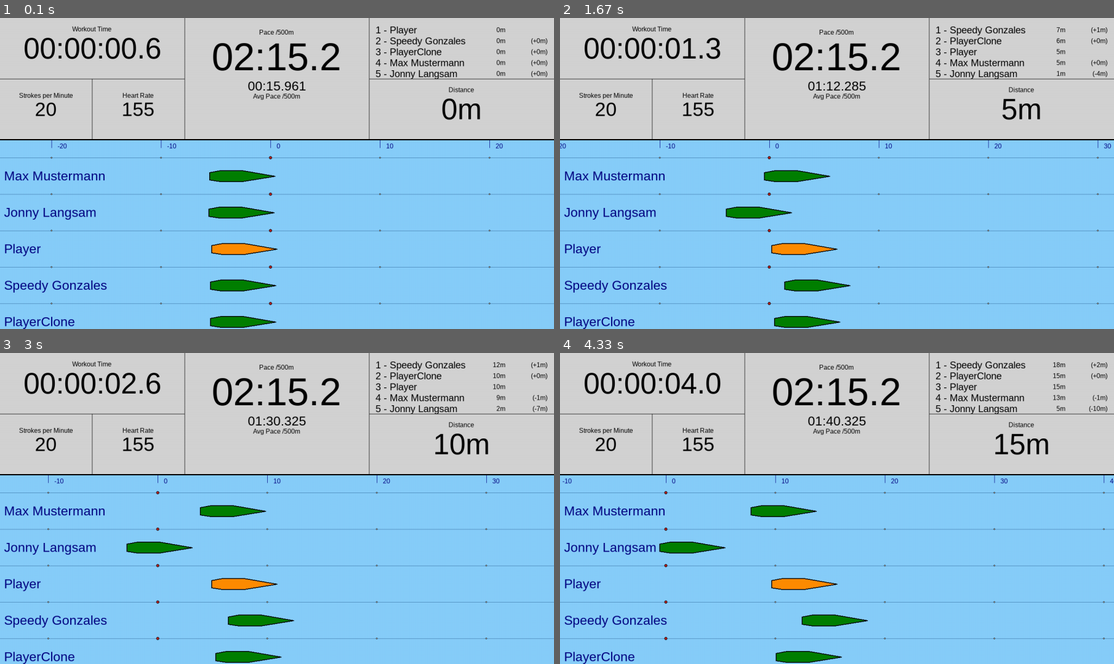
Above: before the commit, frames 1-4 (two rows, left to right).
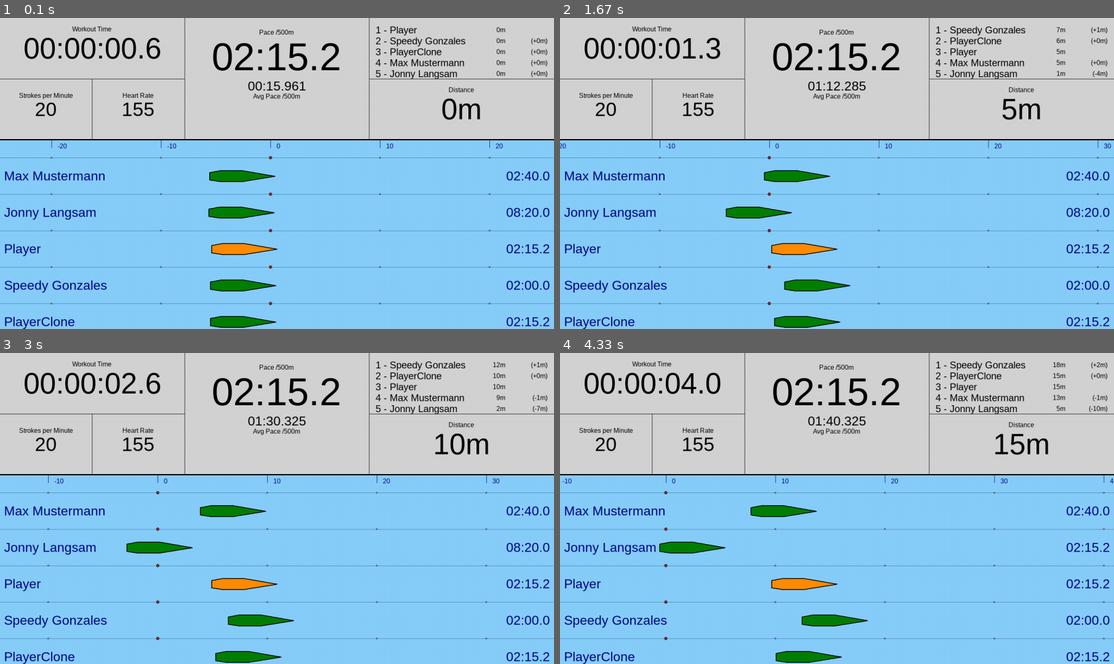
Above: after the commit, the same moments.

Repository: monsdar/dynrow
Game: pygame game, started from DynRow.py
The game is run twice, just before and just after one commit, with the same random seed, the same clock (stepped at 60 frames per second) and the same inputs. The source is Python 2; it was converted automatically to run under Python 3.
Inputs:
- Up to frame 1 (0.1 s): no input
- Up to frame 2 (1.67 s): no input
- Up to frame 3 (3 s): no input
- Up to frame 4 (4.33 s): no input

The runs differ from the first frame. In frame 1, 0.5% of the frame differs, in the area x 91-100%, y 49-100%; in frame 2, 0.5%; in frame 3, 0.5%; in frame 4, 0.5%.

Commit message:
Added: Showing the pace of each boat on the right

Diff:
--- a/UI/PyGameUi.py
+++ b/UI/PyGameUi.py
@@ -325,9 +325,9 @@
 
         currentHeight = (self.playerLane + 1) * self.laneHeight * heightFactor + self.statPanelHeight
         pos = {"posX": self.width/2 , "posY": currentHeight}
-        self.printBoat(pos, "Player", DARKORANGE)
-
-    def printBoat(self, position, name, color):
+        self.printBoat(pos, "Player", DARKORANGE, ErgStats.pace)
+
+    def printBoat(self, position, name, color, pace):
         #the following factors are used to calculate from a distance in meters into a distance on the
         #screen (1m in our simulation is not 1px on the screen, depends on the sceneRange we've got)
         heightFactor = self.racePanelHeight / self.sceneRange
@@ -344,11 +344,18 @@
                         [posX-(5 * widthFactor), posY+(1.5 * heightFactor)],
                         [posX-(6 * widthFactor), posY+(1.0 * heightFactor)]]
 
-        #display the name of each boat on its lane
+        #display the name of each boat on its lane to the left
         nameTxt = self.font32.render(name, True, NAVY)
         txtX = 10
         txtY = posY - nameTxt.get_size()[1] / 2.0
         self.screen.blit(nameTxt, (txtX, txtY))
+
+        #display the pace of each boat on its lane to the right
+        txt = "%.2i:%.2i.%.1i" % (int((pace/60)%60), int((pace)%60), int((pace*10)%10) )
+        paceTxt = self.font32.render(str(txt), True, NAVY)
+        txtX = self.width - paceTxt.get_size()[0] - 10
+        txtY = posY - paceTxt.get_size()[1] / 2.0
+        self.screen.blit(paceTxt, (txtX, txtY))
 
         #display the boat
         pygame.draw.polygon(self.screen, color, boatPolygon)
@@ -372,7 +379,7 @@
 
             #print the boat
             pos = {"posX": boatPos, "posY": currentLane }
-            self.printBoat(pos, boat.name, GREEN)
+            self.printBoat(pos, boat.name, GREEN, boat.pace)
 
     def registerCallback(self, callback):
         self.callbacks.append(callback)
